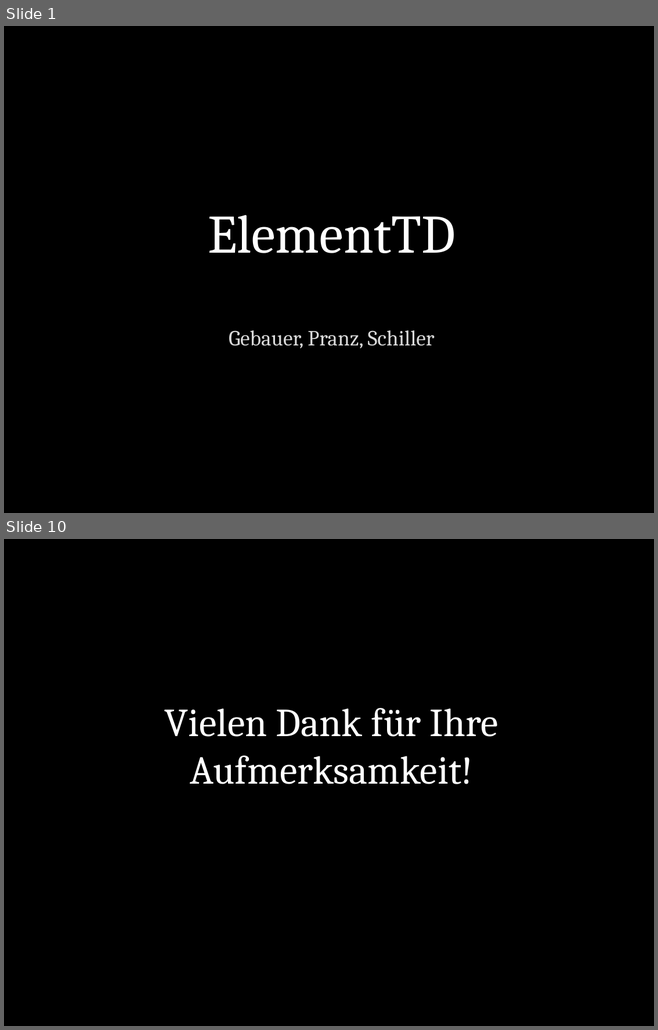
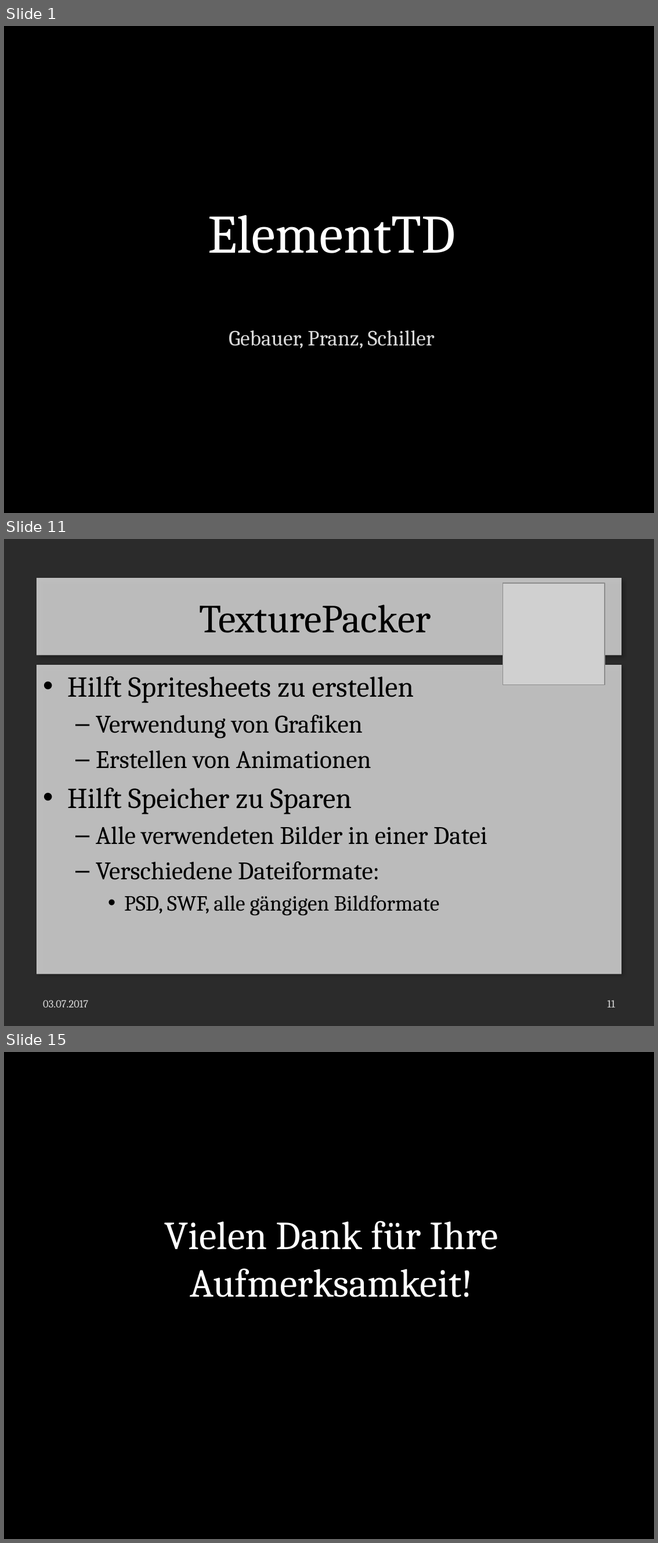
Before and after one commit to LaurenzGebauer/ElementTD, a slide deck: svn/JG16S17P06/trunk/Documentation/ProjectDocumentation/Presentation.pptx. Shown one above the other, each under a label of ours: slides 1 and 10 before the commit, slides 1, 11 and 15 after it; the slides between them are not shown. The pictures are 658x1030 and 658x1543 pixels, drawn with LibreOffice and Linux fonts; fonts in the diff are those of the drawing; grey boxes stand for pictures; background and template pictures are left out; a plain dark background stands for a picture behind light text. Boxes give left, top, right and bottom in pixels: in the first picture for what was removed or moved away, otherwise in the second. Text is boxed around its words. In the diff, an @@ line names an element or a change of style, - is before the commit and + after.

```diff
--- a/svn/JG16S17P06/trunk/Documentation/ProjectDocumentation/Presentation.pptx
+++ b/svn/JG16S17P06/trunk/Documentation/ProjectDocumentation/Presentation.pptx
@@ slide 11 added at (x1=4, y1=539, x2=654, y2=1026), background picture (left out) @@
@@ title added at (x1=36, y1=578, x2=621, y2=655), fill #FFFFFF at 70% opacity, 44 pt, text #000000 @@
+TexturePacker
@@ picture added at (x1=503, y1=583, x2=604, y2=685) @@
@@ text added at (x1=36, y1=665, x2=621, y2=974), fill #FFFFFF at 70% opacity, 28 pt, text #000000 @@
+• Hilft Spritesheets zu erstellen
+  – Verwendung von Grafiken
+  – Erstellen von Animationen
+• Hilft Speicher zu Sparen
+  – Alle verwendeten Bilder in einer Datei
+  – Verschiedene Dateiformate:
+    • PSD, SWF, alle gängigen Bildformate
@@ text added at (x1=43, y1=1000, x2=88, y2=1008), 12 pt, text #D9D9D9 @@
+03.07.2017
@@ page number added at (x1=607, y1=1000, x2=614, y2=1008), 12 pt, text #D9D9D9 @@
+11
@@ what was slide 10 is now slide 15 @@
```
Also in this commit, not shown: 8 slides changed, 4 other slides added, 8 other files.
